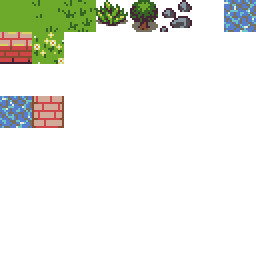
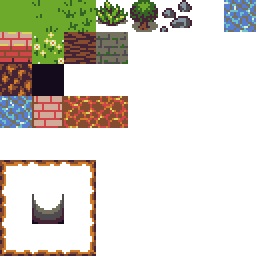
Layered file, before and after one edit (256 × 256). Changes by layer:
painted on "Background" over (x1=0, y1=32, x2=128, y2=256)
